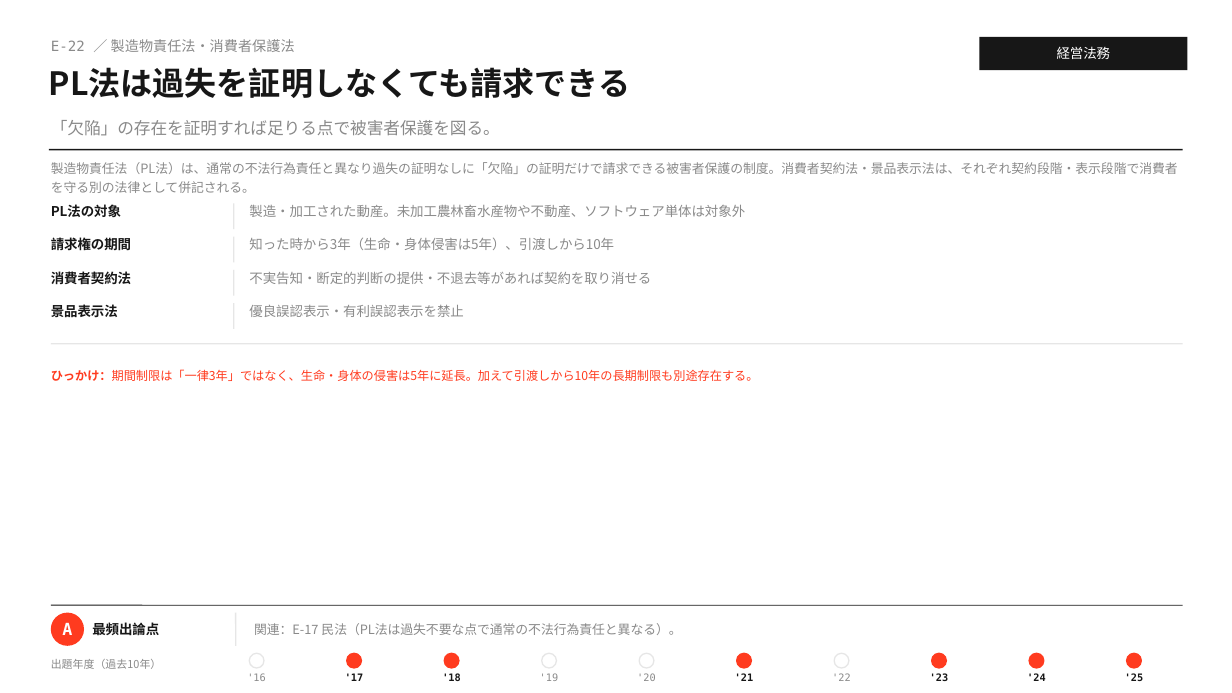
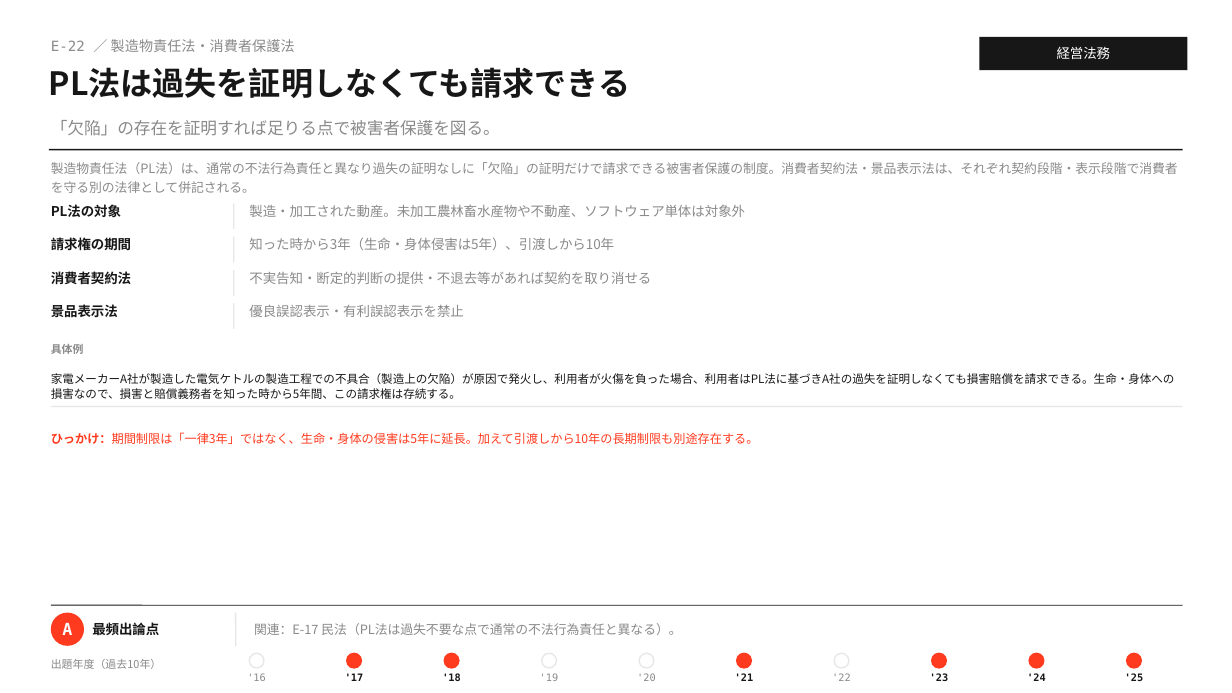
Before and after one commit to MasatoshiSano/SMEC, a slide deck: slide 38 of slides/1st_stage/E_business_law.pptx. Drawn at 1232x693 pixels with LibreOffice and Linux fonts; fonts in the diff are those of the drawing. Boxes give left, top, right and bottom in pixels: in the first picture for what was removed or moved away, otherwise in the second. Text is boxed around its words. In the diff, an @@ line names an element or a change of style, - is before the commit and + after.

```diff
--- a/slides/1st_stage/E_business_law.pptx
+++ b/slides/1st_stage/E_business_law.pptx
@@ text added at bbox=[51, 344, 1175, 399], 9 pt, text #171717 @@
+具体例
+家電メーカーA社が製造した電気ケトルの製造工程での不具合（製造上の欠陥）が原因で発火し、利用者が火傷を負った場合、利用者はPL法に基づきA社の過失を証明しなくても損害賠償を請求できる。生命・身体への損害なので、損害と賠償義務者を知った時から5年間、この請求権は存続する。
@@ text "ひっかけ：期間制限は「一律3年」ではなく、生命・身体の侵害は5年に延長。加えて引渡しから10年の長期制限も別途存在する。": place and size @@
-text "ひっかけ：期間制限は「一律3年」ではなく、生命・身体の侵害は5年に延長。加えて引渡しから10年の長期制限も別途存在する。" at bbox=[51, 369, 759, 381]
+text "ひっかけ：期間制限は「一律3年」ではなく、生命・身体の侵害は5年に延長。加えて引渡しから10年の長期制限も別途存在する。" at bbox=[51, 432, 759, 444]
@@ line moved from (51, 344) - (1183, 344) to (51, 407) - (1183, 407) @@
```
Also in this commit, not shown: 17 other slides changed, 2 other files.
